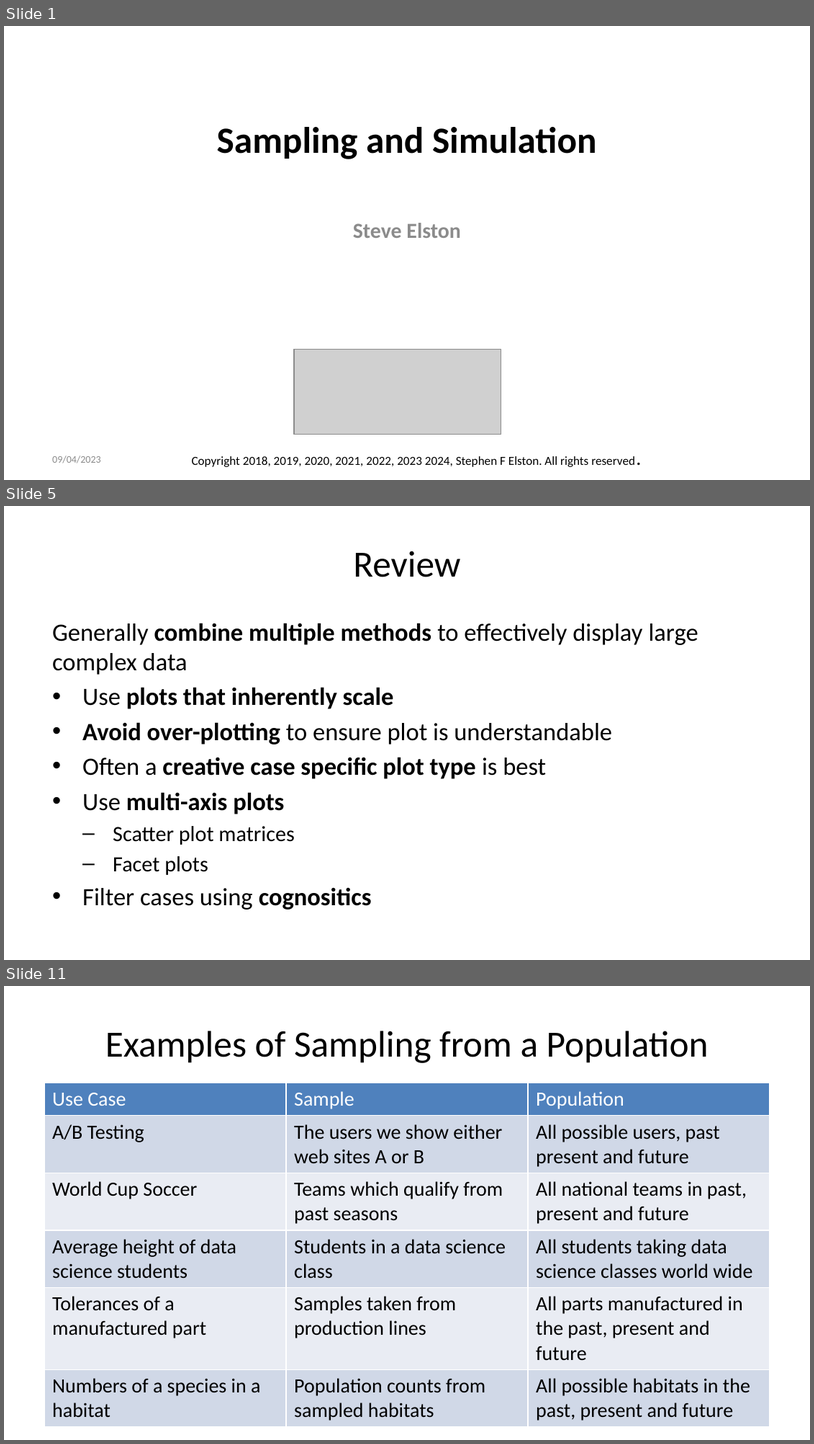
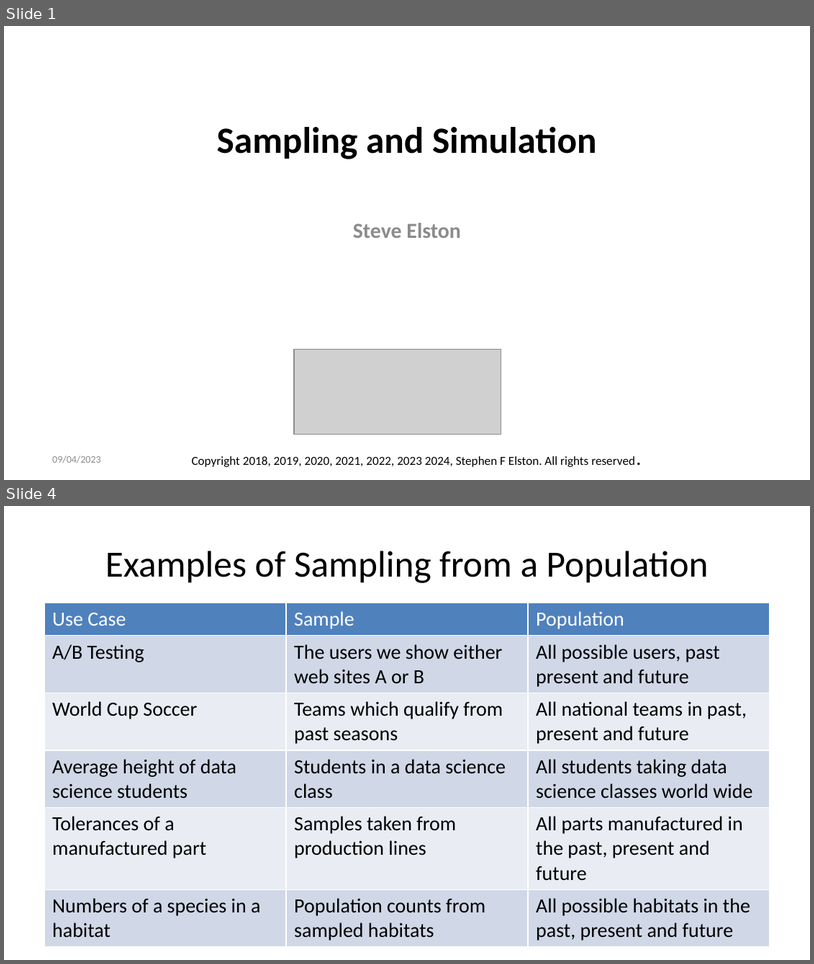
Before and after one commit to StephenElston/CSCI-E-83, a slide deck: LectureSlides/04_SamplingAndSimulation.pptx. Shown one above the other, each under a label of ours: slides 1, 5 and 11 before the commit, slides 1 and 4 after it; the slides between them are not shown. The pictures are 814x1444 and 814x964 pixels, drawn with LibreOffice and Linux fonts; fonts in the diff are those of the drawing; grey boxes stand for pictures. Boxes give left, top, right and bottom in pixels: in the first picture for what was removed or moved away, otherwise in the second. Text is boxed around its words. In the diff, an @@ line names an element or a change of style, - is before the commit and + after.

```diff
--- a/LectureSlides/04_SamplingAndSimulation.pptx
+++ b/LectureSlides/04_SamplingAndSimulation.pptx
@@ slide 5 removed at [4,506,810,960], background #FFFFFF @@
@@ title removed at [353,551,460,577] @@
-Review
@@ text removed at [52,623,699,909] @@
-Generally combine multiple methods to effectively display large complex data
-• Use plots that inherently scale
-• Avoid over-plotting to ensure plot is understandable
-• Often a creative case specific plot type is best
-• Use multi-axis plots
-  – Scatter plot matrices
-  – Facet plots
-• Filter cases using cognositics
@@ what was slide 11 is now slide 4 @@
```
Also in this commit, not shown: 10 slides changed, 5 slides added, 6 other slides removed.
